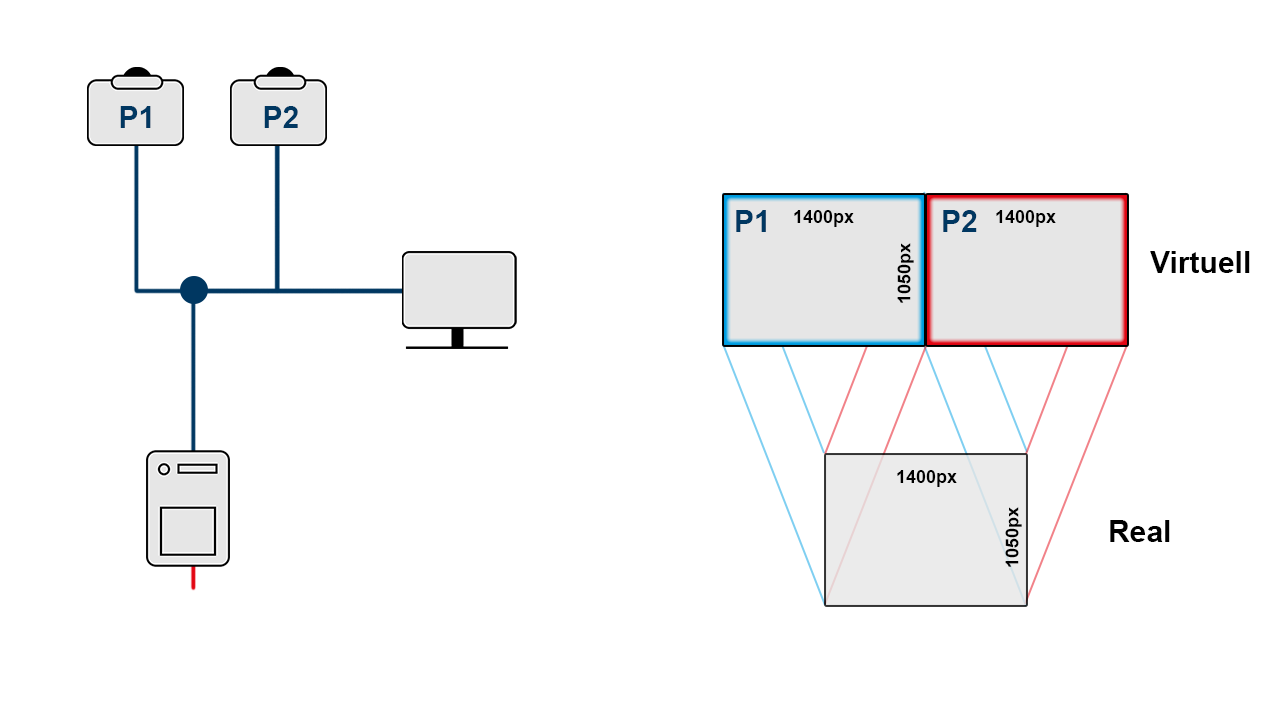
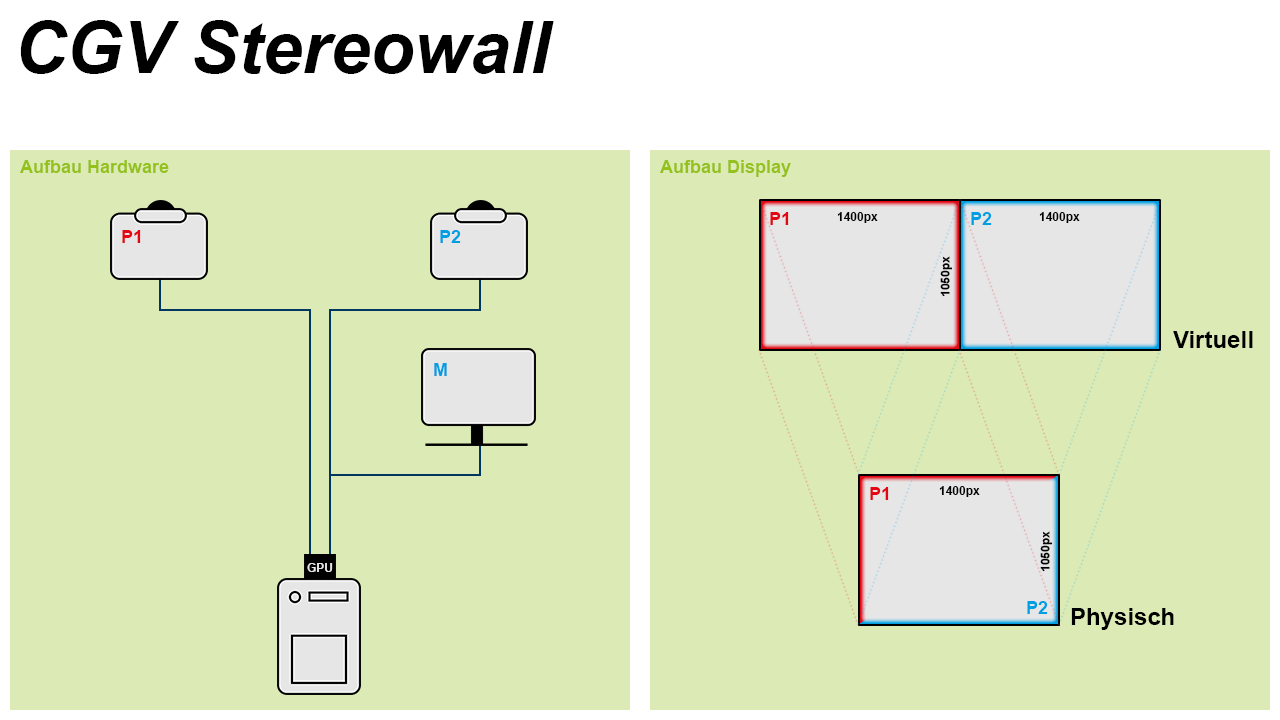
Comparing the layer stacks of the two w=1280, h=720 images. Changes:
added group "Displays" with 15 layers above "Aufbau" over (757, 198, 1253, 630)
renamed "1400px Kopie" to "Striche", opacity 100% → 33%, moved it into group "Displays", painted on it over (757, 198, 1163, 627)
renamed "Virtuell" to "Display Kopie 3", moved it into group "Displays", painted on it over (858, 251, 1250, 626)
added layer "Display Kopie" in group "Displays" over (960, 200, 1160, 350)
added layer "Display" in group "Displays" over (760, 200, 960, 350)
renamed "P1" to "Physisch", moved it into group "Displays", painted on it over (736, 210, 1174, 630)
renamed "1050px Kopie" to "Virtuell", moved it into group "Displays", painted on it over (1005, 331, 1253, 567)
added group "Aufbau" with 10 layers above "CGV Stereowall" over (110, 200, 536, 695)
moved "P1" into group "Aufbau", painted on it over (120, 106, 151, 243)
moved "Monitor" into group "Aufbau", painted on it over (402, 251, 536, 446)
removed layer "Projektor Kopie" over (230, 67, 327, 146)
renamed "P2" to "Projektor Kopie", moved it into group "Aufbau", painted on it over (264, 106, 528, 280)
moved "Projektor" into group "Aufbau", painted on it over (87, 67, 208, 280)
added group "Rechner" (1st of 2, in "Aufbau") with 2 layers in group "Aufbau" over (277, 554, 361, 695)
moved "Rechner" (2nd of 2, in "Aufbau" › "Rechner") into group "Rechner", painted on it over (146, 450, 361, 695)
removed layer "Verkabelung" over (133, 111, 457, 591)
renamed "Display 1" to "Video-Verkabelung", moved it into group "Aufbau", painted on it over (159, 195, 924, 559)
removed layer "Linien" over (722, 191, 1128, 607)
renamed "Display 2" to "CGV Stereowall", moved it above "Aufbau Display", painted on it over (20, 20, 1127, 345)
renamed "Display Kombiniert" to "Abschnitte", opacity 80% → 33%, painted on it over (10, 150, 1270, 710)
…and 16 more changes (11 added, 3 painted, 2 removed, 1 renamed, 3 stack)
